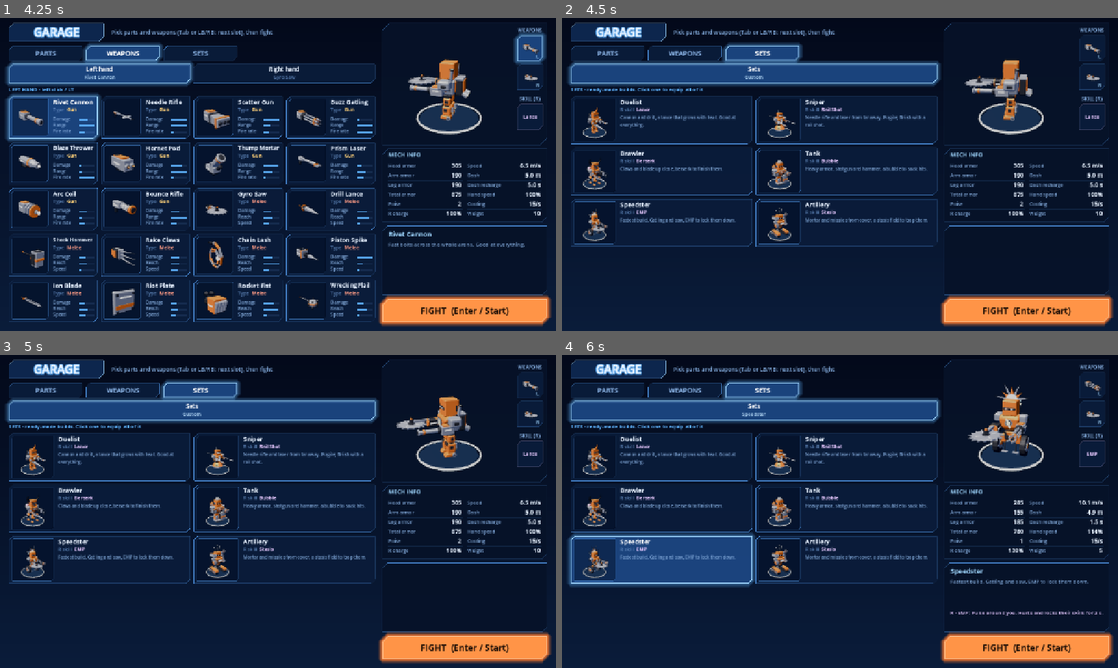
Above: before the commit, frames 1-4 (two rows, left to right).
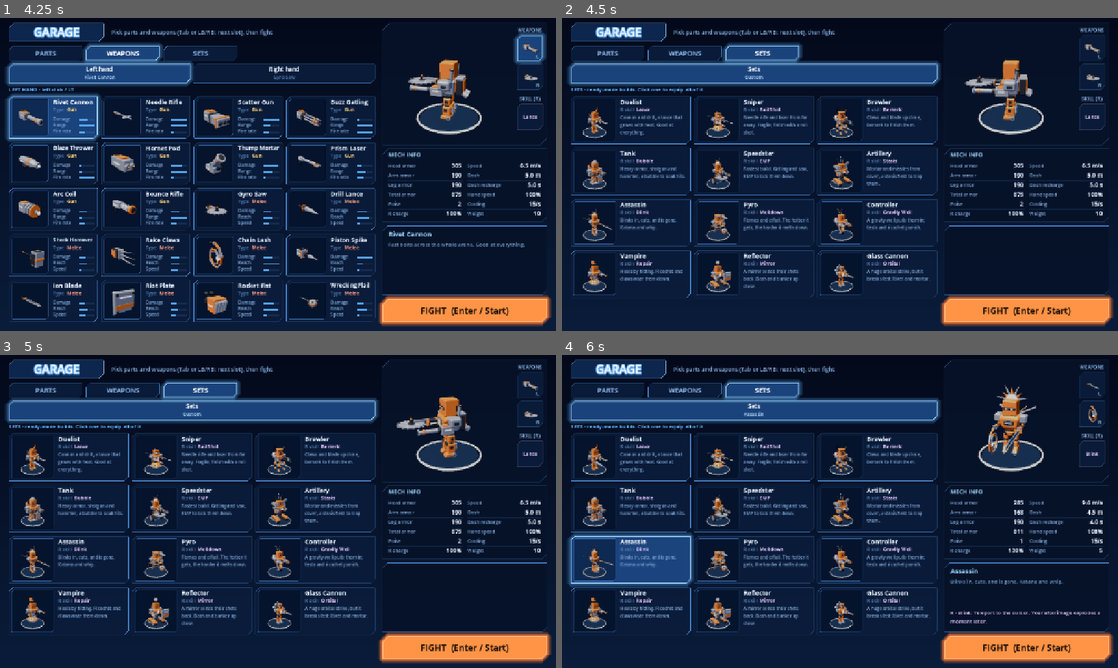
Above: after the commit, the same moments.

Repository: Vegm92/mech-duel
Game: Godot game, scene res://main.tscn
Two runs of this game, one before a commit and one after it. Both use one fixed random seed, a clock stepped at 60 frames per second and the inputs below.
Inputs (mouse positions are in pixels of both pictures, inside the frame that each line leads up to):
- Up to frame 1 (4.25 s): click "L" at 0.5 s; click "R" at 1.25 s; click "Lance" at 2 s; click "PARTS" at 2.75 s; click "WEAPONS" at 3.5 s
- Up to frame 2 (4.5 s): click "SETS" at 4.25 s
- Up to frame 3 (5 s): no input
- Up to frame 4 (6 s): click "Sets" at 5 s; click (628, 558) at 5.75 s, where only the run after the commit has a clickable "Assassin"

Frame 1 is identical in both runs. In frame 2, 7.7% of the frame differs, in the area x 1-68%, y 24-90%; in frame 3, 7.7%; in frame 4, 11%, in the area x 1-98%, y 8-90%.

Commit message:
feat(godot): six more ready-made sets and a three-column SETS tab
Adds the Assassin, Pyro, Controller, Vampire, Reflector and Glass Cannon
builds (12 sets in all) with names and descriptions in en and es. The SETS
tab lays out 3 columns once it holds more than 6 cards so the build cards
stay readable.

Co-Authored-By: Claude Sonnet 5.5 <noreply@anthropic.com>

Diff:
--- a/godot/src/garage.gd
+++ b/godot/src/garage.gd
@@ -133,7 +133,7 @@
 	text(left, tr(TITLES[tab]), Vector2(PAD, 156), 12, HOLO, AREA, true)
 	var slot: String = SLOTS[tab]
 	var items: Array = Sim.SETS.keys() if slot == "set" else Sim.CATALOG[slot].keys()
-	var cols := 4 if items.size() > 10 else 2
+	var cols := 3 if slot == "set" and items.size() > 6 else 4 if items.size() > 10 else 2
 	var rows := ceili(items.size() / float(cols))
 	var gap := 8.0
 	var cw := (AREA - gap * (cols - 1)) / cols
--- a/godot/src/i18n.gd
+++ b/godot/src/i18n.gd
@@ -270,12 +270,24 @@
 		"set_tank": "Tank",
 		"set_speedster": "Speedster",
 		"set_artillery": "Artillery",
+		"set_assassin": "Assassin",
+		"set_pyro": "Pyro",
+		"set_controller": "Controller",
+		"set_vampire": "Vampire",
+		"set_reflector": "Reflector",
+		"set_glasscannon": "Glass Cannon",
 		"sd_duelist": "Cannon and drill, a lance that grows with heat. Good at everything.",
 		"sd_sniper": "Needle rifle and laser from far away. Fragile; finish with a rail shot.",
 		"sd_brawler": "Claws and blade up close, berserk to finish them.",
 		"sd_tank": "Heavy armor, shotgun and hammer, a bubble to soak hits.",
 		"sd_speedster": "Fastest build. Gatling and saw, EMP to lock them down.",
 		"sd_artillery": "Mortar and missiles from cover, a stasis field to trap them.",
+		"sd_assassin": "Blinks in, cuts, and is gone. Katana and whip.",
+		"sd_pyro": "Flames and a flail. The hotter it gets, the harder it melts down.",
+		"sd_controller": "A gravity well pulls them in; tesla and ricochet punish.",
+		"sd_vampire": "Heals by hitting. Ricochet and claws wear them down.",
+		"sd_reflector": "A mirror sends their shots back. Bash and bunker up close.",
+		"sd_glasscannon": "A huge orbital strike, but it breaks fast. Rivet and mortar.",
 		"dashMove": "Space · {name}",
 		"dm_dash": "Dash",
 		"dm_glide": "Glide",
@@ -608,12 +620,24 @@
 		"set_tank": "Tanque",
 		"set_speedster": "Velocista",
 		"set_artillery": "Artillería",
+		"set_assassin": "Asesino",
+		"set_pyro": "Pirómano",
+		"set_controller": "Controlador",
+		"set_vampire": "Vampiro",
+		"set_reflector": "Reflector",
+		"set_glasscannon": "Cañón de cristal",
 		"sd_duelist": "Cañón y taladro, una lanza que crece con el calor. Sirve para todo.",
 		"sd_sniper": "Rifle aguja y láser desde lejos. Frágil; remata con un disparo riel.",
 		"sd_brawler": "Garras y hoja de cerca, furia para rematar.",
 		"sd_tank": "Mucho blindaje, escopeta y martillo, una burbuja para aguantar.",
 		"sd_speedster": "El build más rápido. Gatling y sierra, PEM para bloquearlos.",
 		"sd_artillery": "Mortero y misiles desde cubierto, un campo de estasis para atraparlos.",
+		"sd_assassin": "Aparece, corta y desaparece. Katana y látigo.",
+		"sd_pyro": "Llamas y mayal. Cuanto más calor, más fuerte la fusión.",
+		"sd_controller": "Un pozo de gravedad los atrae; tesla y rebote castigan.",
+		"sd_vampire": "Se cura al golpear. Rebote y garras los desgastan.",
+		"sd_reflector": "Un espejo devuelve sus disparos. Golpe y búnker de cerca.",
+		"sd_glasscannon": "Un ataque orbital enorme, pero se rompe rápido. Remache y mortero.",
 		"dashMove": "Espacio · {name}",
 		"dm_dash": "Impulso",
 		"dm_glide": "Planeo",
--- a/godot/src/sim.gd
+++ b/godot/src/sim.gd
@@ -164,6 +164,12 @@
 	"tank": {"head": "medic", "core": "aegis", "arms": "anvil", "legs": "stompers", "booster": "rocket", "left": "scatter", "right": "hammer"},
 	"speedster": {"head": "crest", "core": "volt", "arms": "wire", "legs": "wheels", "booster": "flicker", "left": "gatling", "right": "saw"},
 	"artillery": {"head": "antenna", "core": "coolant", "arms": "bulwark", "legs": "treads", "booster": "thruster", "left": "mortar", "right": "missiles"},
+	"assassin": {"head": "crest", "core": "phantom", "arms": "reed", "legs": "skates", "booster": "wisp", "left": "katana", "right": "whip"},
+	"pyro": {"head": "pincer", "core": "meltdown", "arms": "brace", "legs": "spider", "booster": "thruster", "left": "flamer", "right": "flail"},
+	"controller": {"head": "dish", "core": "gravity", "arms": "frame", "legs": "mono", "booster": "comet", "left": "tesla", "right": "ricochet"},
+	"vampire": {"head": "dispenser", "core": "leech", "arms": "reed", "legs": "hover", "booster": "twin", "left": "ricochet", "right": "claws"},
+	"reflector": {"head": "orb", "core": "mirror", "arms": "bulwark", "legs": "treads", "booster": "twin", "left": "bash", "right": "bunker"},
+	"glasscannon": {"head": "visor", "core": "glass", "arms": "wire", "legs": "jets", "booster": "flicker", "left": "rivet", "right": "mortar"},
 }
 const DASH := {"ticks": 10, "endLag": 6, "slide": 0.4, "vent": 25, "afterburn": 48, "feintRefund": 0.7}
 const TRAILS := {
Not shown, added: production/qa/evidence/godot-sets-12-2026-10-28.png
